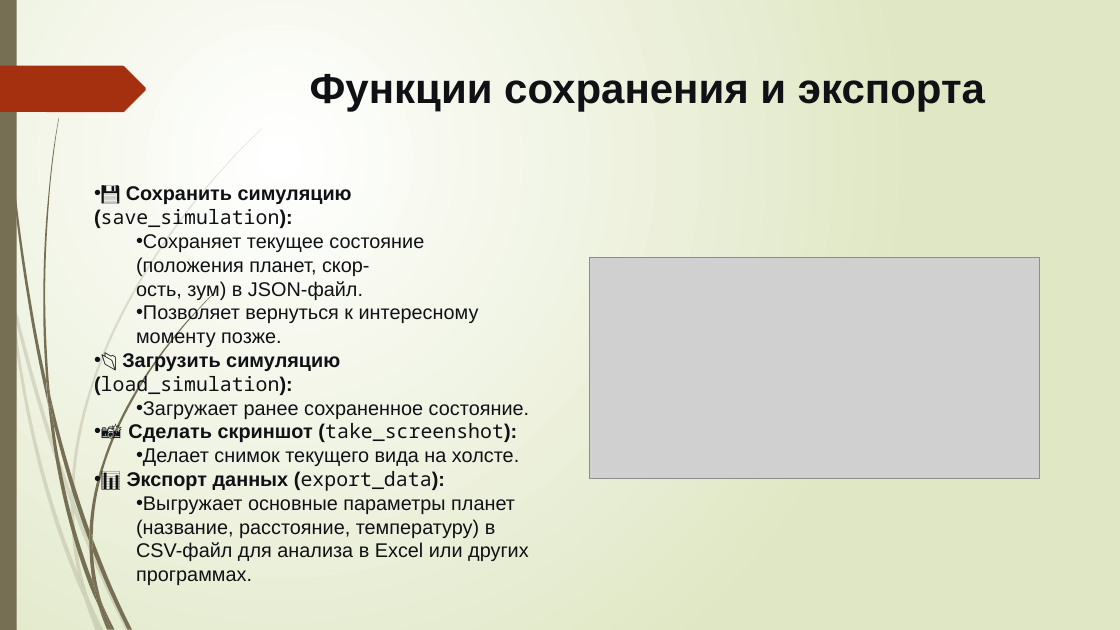
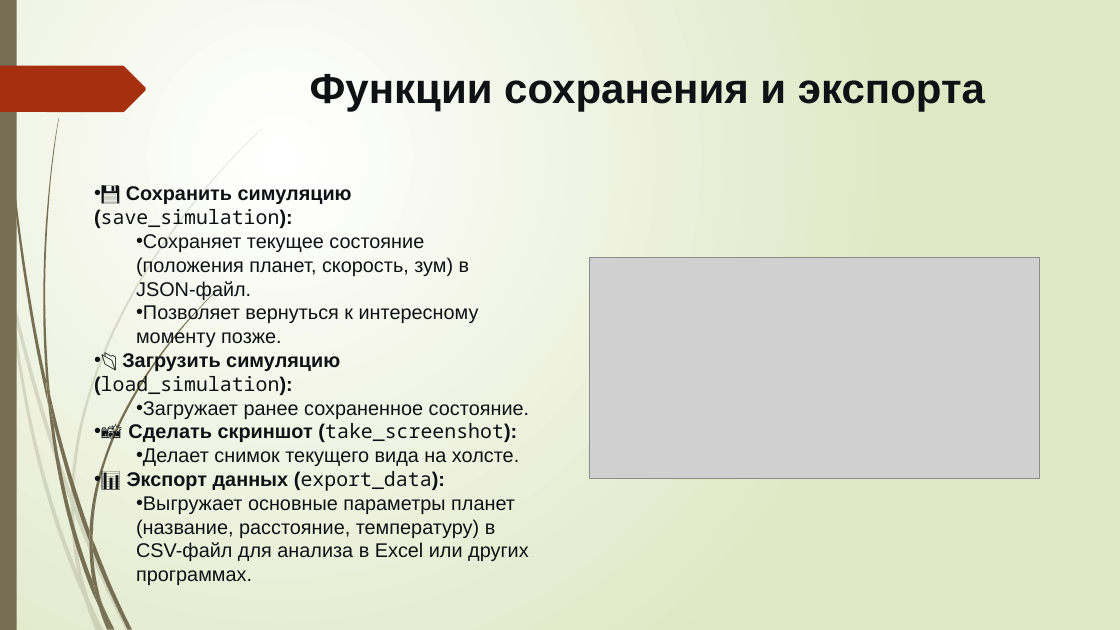
Before and after one commit to Semen-000/planets, a slide deck: slide 9 of 🚀 МЕГА-СИМУЛЯЦИЯ СОЛНЕЧНОЙ СИСТЕМЫ 3000.pptx. Drawn at 1120x630 pixels with LibreOffice and Linux fonts; fonts in the diff are those of the drawing; grey boxes stand for pictures. Boxes give left, top, right and bottom in pixels: in the first picture for what was removed or moved away, otherwise in the second. Text is boxed around its words. In the diff, an @@ line names an element or a change of style, - is before the commit and + after.

```diff
--- a/🚀 МЕГА-СИМУЛЯЦИЯ СОЛНЕЧНОЙ СИСТЕМЫ 3000.pptx
+++ b/🚀 МЕГА-СИМУЛЯЦИЯ СОЛНЕЧНОЙ СИСТЕМЫ 3000.pptx
@@ text "💾 Сохранить симуляцию (save_simulation):" moved from (x1=94, y1=186, x2=529, y2=585) to (x1=94, y1=209, x2=529, y2=585) @@
@@ text at (x1=136, y1=234, x2=470, y2=300): text changed @@
-  • Сохраняет текущее состояние (положения планет, скор-
-  ость, зум) в JSON-файл.
+  • Сохраняет текущее состояние (положения планет, скорость, зум) в JSON-файл.
```
Also in this commit, not shown: 1 other slide changed.
